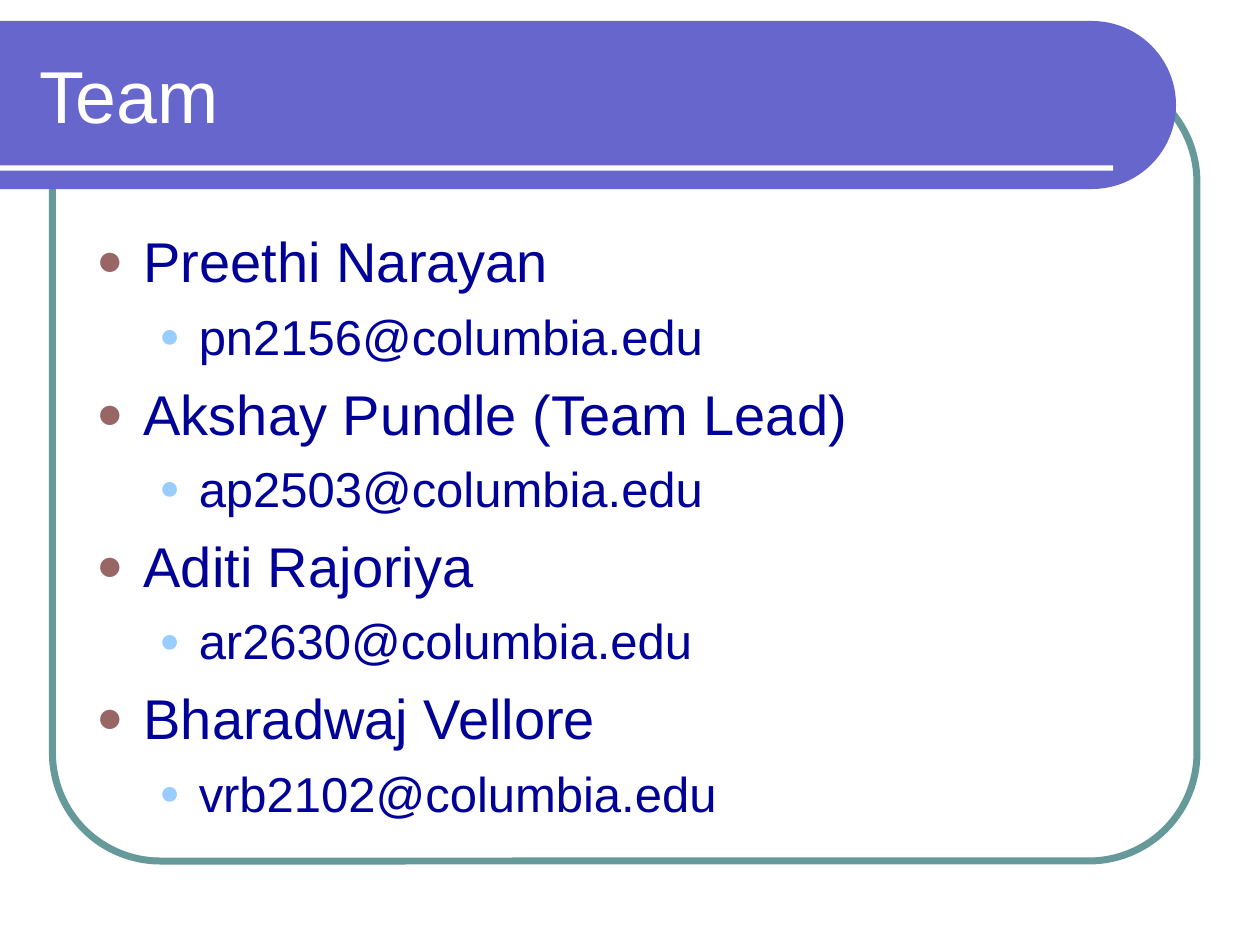
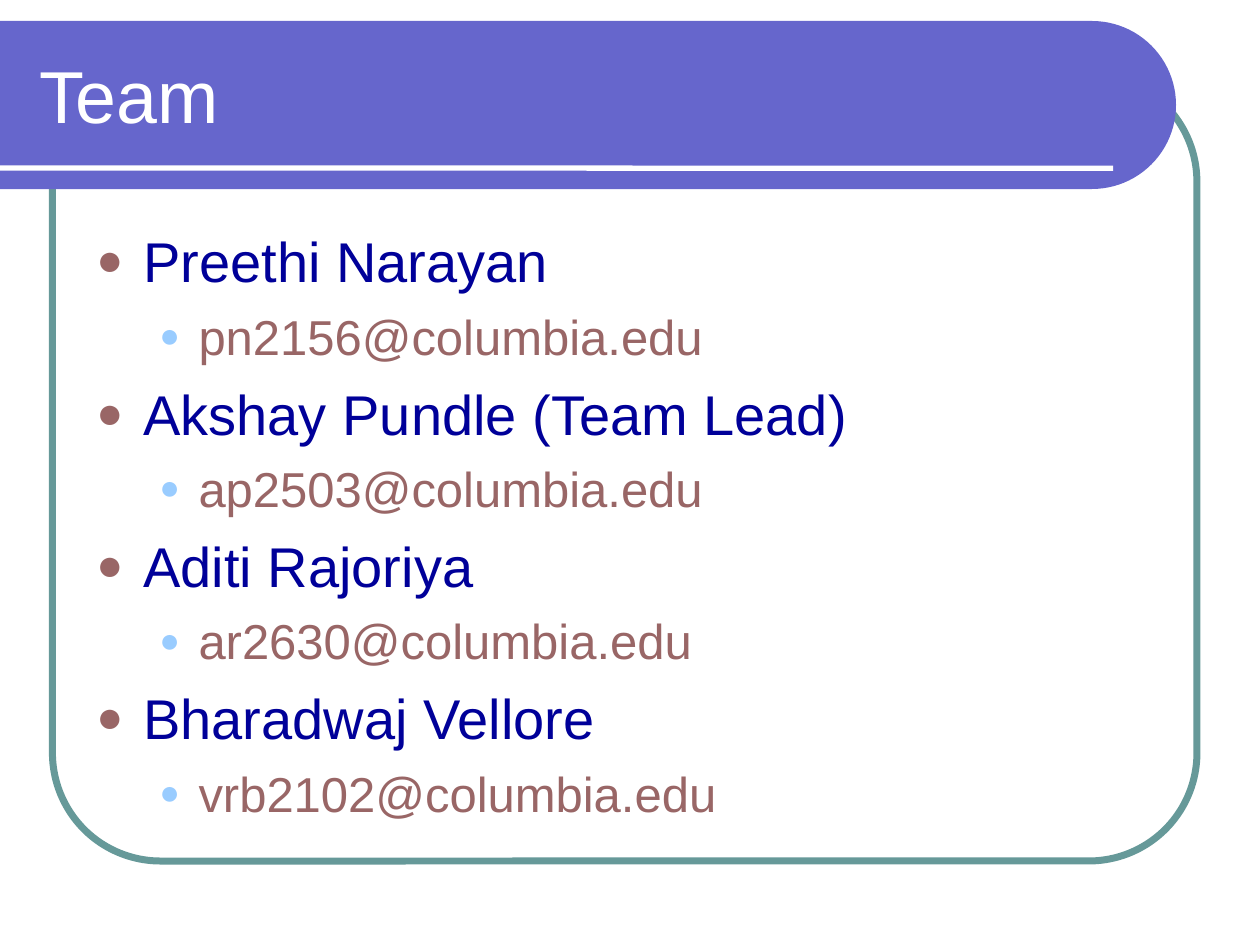
Before and after one commit to preethinarayan/plt-bdpl, a slide deck: slide 2 of bdpl/doc/Presentation/BDPL.ppt. Drawn at 1260x945 pixels with LibreOffice and Linux fonts; fonts in the diff are those of the drawing. Boxes give left, top, right and bottom in pixels: in the first picture for what was removed or moved away, otherwise in the second. Text is boxed around its words. In the diff, an @@ line names an element or a change of style, - is before the commit and + after.

```diff
--- a/bdpl/doc/Presentation/BDPL.ppt
+++ b/bdpl/doc/Presentation/BDPL.ppt
@@ text "Preethi Narayan" at (143,241,846,819): text colour #000099 to #996666 in "pn2156@columbia.edu", "ap2503@columbia.edu", "ar2630@columbia.edu", "vrb2102@columbia.edu"; indent changed @@
```
Also in this commit, not shown: 10 other slides changed, 1 slide added, 1 slide removed, 2 other files.
